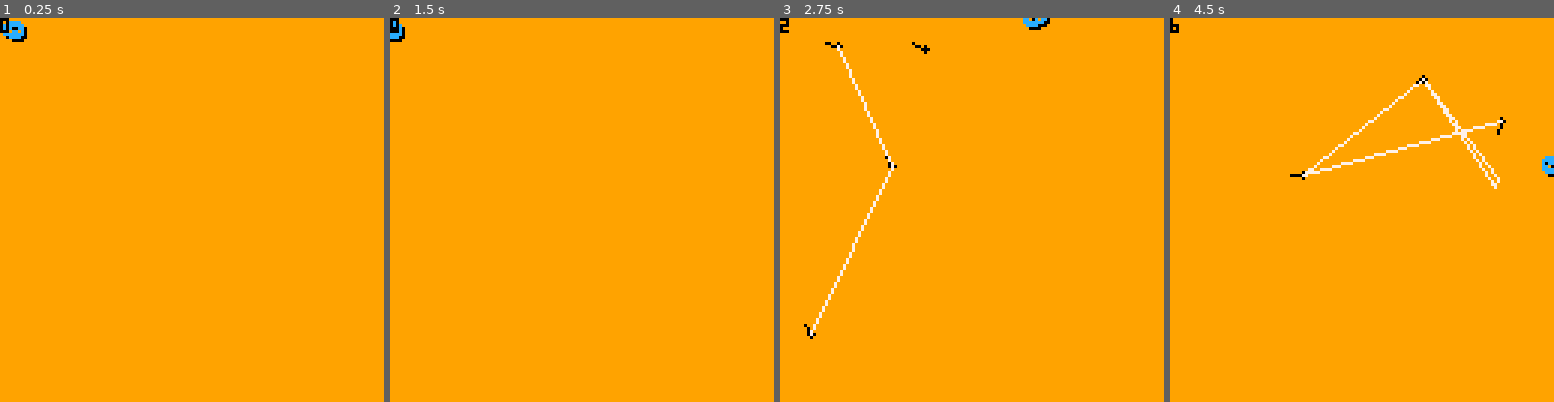
Above: before the commit, frames 1-4 (left to right).
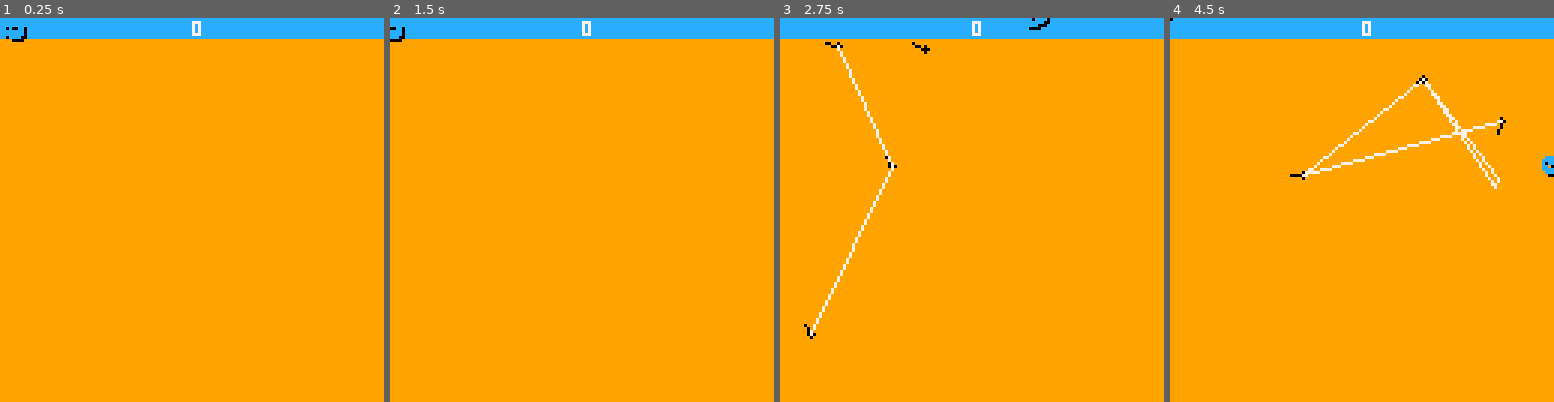
Above: after the commit, the same moments.

Repository: eguneys/pico8-jam
Game: PICO-8 cartridge alta.p8
Same seed, same stepped clock (60 frames per second), same inputs: the game is played once before the commit and once after it.
Inputs:
- Up to frame 1 (0.25 s): no input
- Up to frame 2 (1.5 s): tap X (X key) at 0.33, 1.07 s
- Up to frame 3 (2.75 s): hold Right 1.6-2.1 s; tap X (X key) at 1.85 s; hold Up 2.15-2.42 s; hold Right from 2.47 s (still down)
- Up to frame 4 (4.5 s): tap X (X key) at 2.97, 4.08 s; release Right at 3.03 s; hold Left 3.08-3.58 s; hold Down 3.63-3.97 s; hold Right from 4.02 s (still down)

The runs differ from the first frame. In frame 1, 5.2% of the frame differs, in the area x 0-100%, y 0-6%; in frame 2, 5.4%; in frame 3, 5.3%; in frame 4, 5.5%.

Commit message:
score

Diff:
--- a/alta.p8
+++ b/alta.p8
@@ -4,6 +4,16 @@
 
 dbg = ""
 function _init()
+
+
+ score = {
+  x = 0,
+  y = 0,
+  iy = 0
+ }
+
+ sfx_delay = 0
+
  player = {
   x = 0,
   y = 0,
@@ -94,6 +104,7 @@
   if player.t_dashgrace > 0 then
    player.t_dashgrace = 0
    player.t_dash = 10
+   asfx(rnd() < 0.5 and 1 or 3)
   end
  end
 
@@ -233,6 +244,9 @@
    del_line(li)
    add_shard(li, 0.5)
    add_shard(li, 1)
+   isfx(2)
+   sfx(4, 2)
+   add_score()
    return
   end
  end
@@ -388,9 +402,74 @@
  line(sh.p1.x, sh.p1.y, sh.p2.x, sh.p2.y, col)
 end
 
+
+function isfx(v)
+ sfx(v)
+ sfx_delay = 15
+end
+
+function asfx(v, delay)
+ if sfx_delay == 0 then
+  sfx(v)
+  sfx_delay = 15 + (delay or 0)
+ end
+end
+
+function update_sfx()
+ sfx_delay = appr(sfx_delay, 0, 1)
+end
+
+function add_score()
+ score.y += 1
+end
+
+function update_score()
+
+ if score.iy == 0 and score.y > 0 then
+  score.iy = 20
+ end
+
+ local iy = score.iy
+ score.iy = appr(score.iy, 0, 1)
+
+ if iy ~= score.iy and score.iy == 1 then
+  score.x += 5 * score.y
+  score.y = 0
+ end
+
+ score.is = 20-flr((score.iy / 20) * 20)
+
+end
+
+
+function draw_score()
+
+ local is = (score.is >= 10 and 5 or flr(score.is / 2)) - 1
+ if score.iy > 0 then
+  spr(65 + is, 60, 50)
+  spr(81 + is, 68, 50)
+ end
+
+ if score.iy > 15 then
+  local t = (score.iy - 15) / 3
+  rectfill(0, 50 + 4 * t, 128, 50 + 8 * t, 0)
+ end
+
+
+ rectfill(0, 0, 128, 6, 12)
+ print(score.x, 64, 1, 7)
+
+ if score.iy > 0 and score.iy < 5 then
+  local t = score.iy / 5
+  rectfill(t * 128, 0, 20 + t * 10, 6, 7)
+ end
+
+
+end
+
 function _update()
 
- dbg = #lines
+ update_sfx()
  if rnd() < 0.02 then
   add_homing(0, 0)
  elseif rnd() < 0.05 then
@@ -416,6 +495,8 @@
   update_shard(sh)
  end
 
+ update_score()
+
 end
 
 
@@ -424,6 +505,8 @@
 
  rectfill(0, 0, 128, 128, 9)
 
+ draw_score()
+
  draw_player()
 
  for edge in all(edges) do
Not shown, changed: 176 lines of the sprite sheet (__gfx__) section of alta.p8
Not shown, changed: the thumbnail (__label__) section of alta.p8
Not shown, changed: the sound effects (__sfx__) section of alta.p8
Not shown, changed: alta.md
